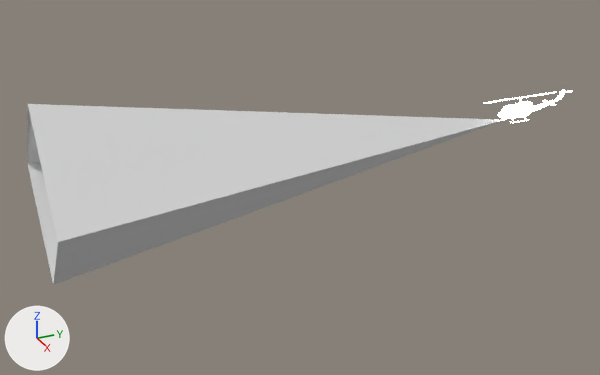
Before and after pictures for a commit that changed the FBX model Assets/FBX/Environment/NPCs/helicopter1.fbx.
Both versions are drawn from a 50 mm camera at (197.6, -163.3, 89.1) aimed at (-0.3, -74.3, -9.8). Every picture has the same lights, and +X, +Y and +Z are marked at lower left. Where no turn or scale is listed for an object, it has been applied to the vertices.

In view in the first picture: 'helicopter1'.
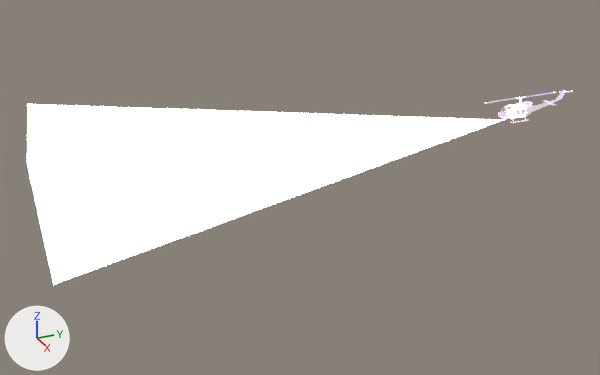
Boxes (x1, y1, x2, y2) around the edits, measured in the pictures (600 x 375 px):
'helicopter1', surface changed (grey to white)
    both: (27, 90, 573, 285)
part 1 of me_cube_037, surface changed
    before: (484, 90, 573, 123)
    after: (484, 92, 560, 119)

Edits to the bpy script that builds the scene:
```text
Change mat_retroatlasgodray:
    add mat_retroatlasgodray.emission_strength = 50.0
Change me_cube_037:
    where me_cube_037.from_pydata(...)  # 883 vertices, 806 faces; spans x -25.0..25.0, y -145.0..21.0, z -24.0..25.0
    used by ob_helicopter1; location = (0.0, 0.0, 0.0)
    me_cube_037 part 1: texture (UV) coordinates of 754 of 806 faces, centred in x -3.0..3.0, y -13.0..21.0, z 0.0..7.0, changed; they spanned u 0.0..0.12, v 0.01..0.1 and now span u 0.0..0.47, v 0.05..0.36
```
